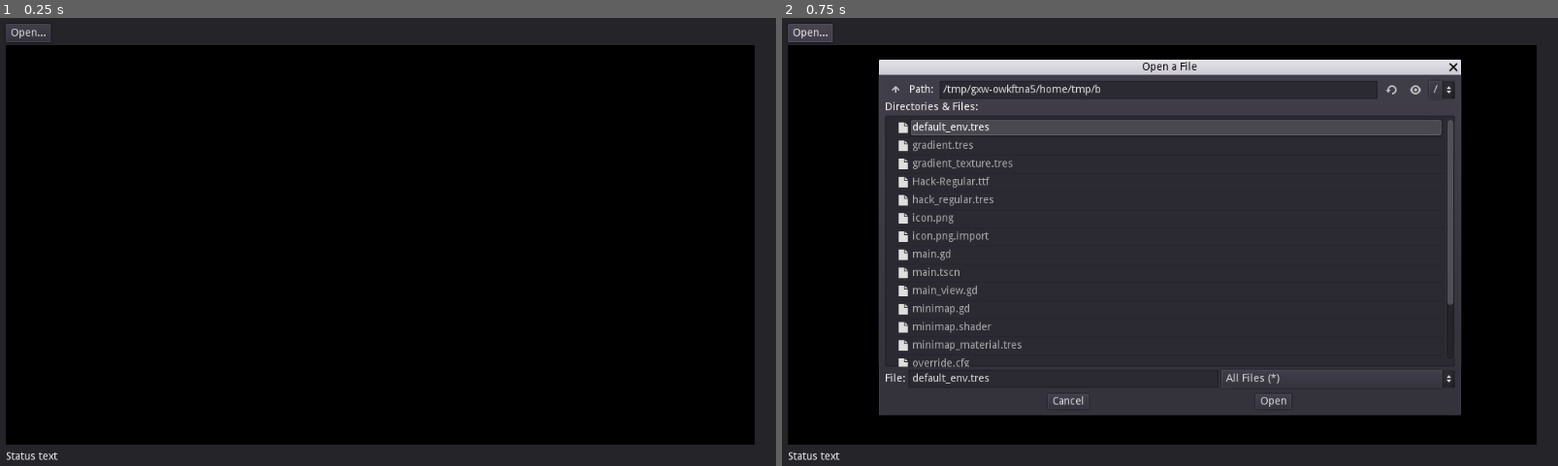
Above: before the commit, frames 1-2 (left to right).
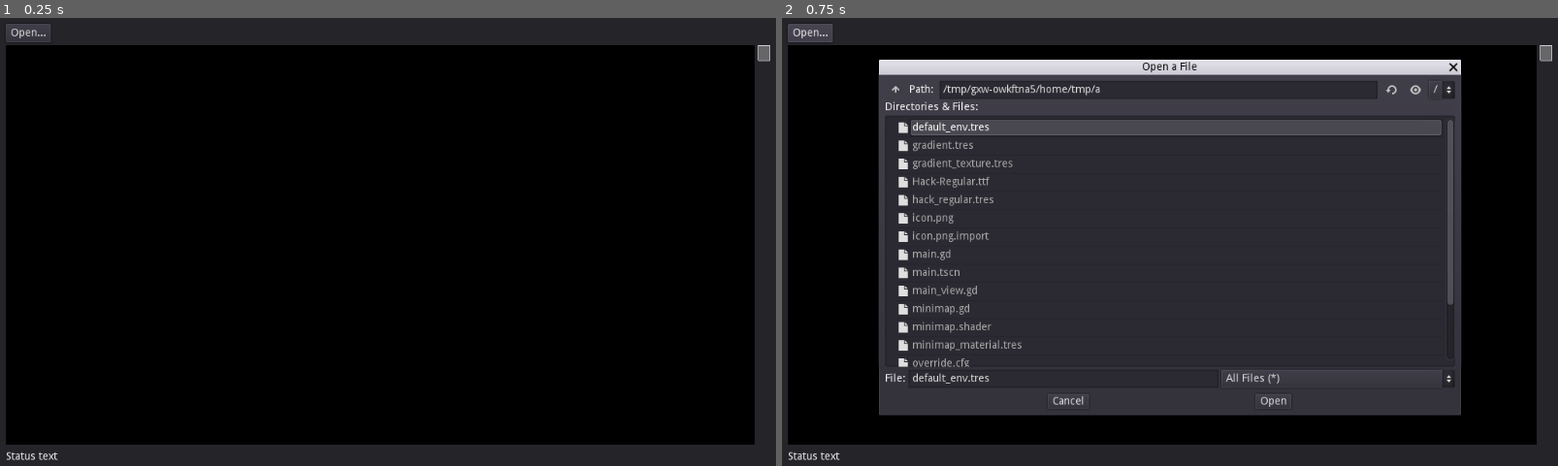
Above: after the commit, the same moments.

Repository: Zylann/hex_viewer
Game: Godot game, scene res://main.tscn
Same seed, same stepped clock (60 frames per second), same inputs: the game is played once before the commit and once after it.
Inputs:
- Up to frame 1 (0.25 s): no input
- Up to frame 2 (0.75 s): click "Open..." at 0.5 s

The runs differ from the first frame. In frame 1, less than 0.1% of the frame differs, in the area x 97-100%, y 6-10%; in frame 2, less than 0.1%, in the area x 40-100%, y 6-17%.
Error before the commit: Division By Zero in operator '/'. (res://minimap.gd:83)

Commit message:
Fix scrolling on files smaller than minimap size

Diff:
--- a/minimap.gd
+++ b/minimap.gd
@@ -44,7 +44,7 @@
 	if event is InputEventMouseMotion:
 		if (event.button_mask & BUTTON_MASK_LEFT) != 0:
 			var mpos = event.position
-			var row_index = int(_total_rows * (mpos.y / rect_size.y)) - _visible_rows_on_text / 2
+			var row_index = _get_row_index_from_visual_offset(mpos.y)
 			emit_signal("ask_scroll", row_index)
 
 
@@ -60,7 +60,9 @@
 	var strip_index = -virtual_map_offset / _strip_height
 	var total_strips = _total_rows / _strip_height + 1
 
-	var map_offset = virtual_map_offset + _strip_height * strip_index
+	var map_offset = 0
+	if _total_rows > visible_rows_on_map:
+		map_offset = virtual_map_offset + _strip_height * strip_index
 	#print(strip_index)
 
 	_draw_strip(strip_index, map_offset)
@@ -79,12 +81,24 @@
 
 func _on_Overlay_draw():
 	var ci = _overlay
-	var visible_rows_on_text = 20 # TODO Get proper value
-	var ratio = _row_index / float(_total_rows)
-	var win_offset = ratio * (rect_size.y - visible_rows_on_text)
-	var win_rect = Rect2(1, win_offset, rect_size.x - 1, visible_rows_on_text)
+	var win_offset = _get_visual_offset_from_row_index(_row_index)
+	var win_rect = Rect2(1, win_offset, rect_size.x - 1, _visible_rows_on_text)
 	ci.draw_rect(win_rect, Color(1,1,1,0.3), true)
 	ci.draw_rect(win_rect, Color(1,1,1,0.7), false)
+
+
+func _get_visual_offset_from_row_index(row_index):
+	if _total_rows <= rect_size.y:
+		return row_index
+	var ratio = _row_index / float(_total_rows)
+	return ratio * (rect_size.y - _visible_rows_on_text)
+
+
+func _get_row_index_from_visual_offset(y):
+	if _total_rows <= rect_size.y:
+		return int(y)
+	var row_index = int(_total_rows * (y / rect_size.y)) - _visible_rows_on_text / 2
+	return row_index
 
 
 func _make_hex_images(buffer):
@@ -150,6 +164,6 @@
 #	for i in len(atlases):
 #		atlases[i].save_png(str("res://debug_data/atlas_", i, ".png"))
 
-	var time_spent = OS.get_ticks_msec()
+	var time_spent = OS.get_ticks_msec() - time_before
 	print("Spent ", time_spent, " ms loading atlases")
 	return atlases
--- a/text_view.gd
+++ b/text_view.gd
@@ -21,6 +21,7 @@
 
 func set_row_index(i):
 	#print("Set row index ", i)
+	assert(typeof(i) == TYPE_INT)
 	if i != _row_index:
 		_row_index = i
 		update()
